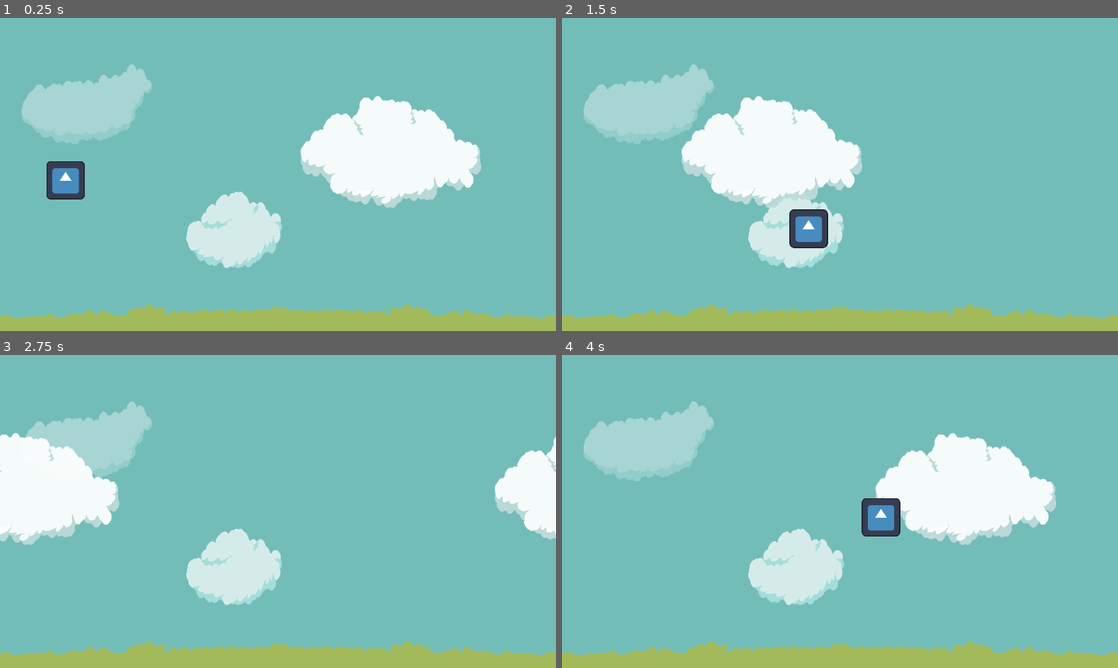
Above: before the commit, frames 1-4 (two rows, left to right).
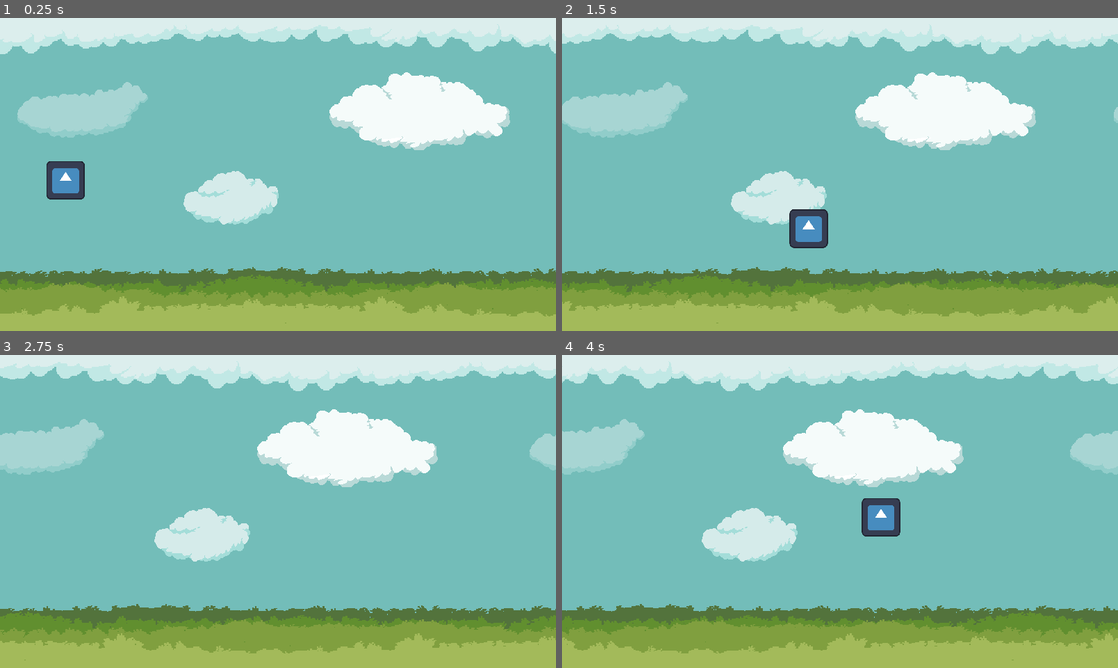
Above: after the commit, the same moments.

Repository: NxKuma/ISCS_Shooter
Game: Godot game, scene res://Scene/main.tscn
Two runs of this game, one before a commit and one after it. Both use one fixed random seed, a clock stepped at 60 frames per second and the inputs below. The engine's default icon, where the game draws it, is replaced by a stand-in: a white triangle on a blue panel in a dark square.
Inputs:
- Up to frame 1 (0.25 s): no input
- Up to frame 2 (1.5 s): hold D (Right) 0.53-1.28 s; hold S (Down) from 1.28 s (still down)
- Up to frame 3 (2.75 s): release S (Down) at 2.03 s; hold D (Right) from 2.03 s (still down)
- Up to frame 4 (4 s): release D (Right) at 2.78 s; hold W (Up) 2.78-3.53 s; hold A (Left) from 3.53 s (still down)

The runs differ from the first frame. In frame 1, 35% of the frame differs, in the area x 0-100%, y 0-98%; in frame 2, 38%; in frame 3, 40%; in frame 4, 41%.

Commit message:
Parallax Implemented

Diff:
--- a/Scene/bg.tscn
+++ b/Scene/bg.tscn
@@ -1,66 +1,125 @@
-[gd_scene load_steps=7 format=3 uid="uid://dfwpt7hhliyk2"]
+[gd_scene load_steps=11 format=3 uid="uid://dfwpt7hhliyk2"]
 
 [ext_resource type="Texture2D" uid="uid://bn6bn00wow577" path="res://Art/Parallax/Sky4.png" id="3_0epnu"]
 [ext_resource type="Texture2D" uid="uid://y0vyfwq51hgg" path="res://Art/Parallax/Sky1.png" id="4_t7xwp"]
 [ext_resource type="Texture2D" uid="uid://c6f3fp7cvp1v" path="res://Art/Parallax/BG3.png" id="5_ajtrf"]
 [ext_resource type="Texture2D" uid="uid://dfm2g1sighq37" path="res://Art/Parallax/Sky2.png" id="5_kbtni"]
+[ext_resource type="Texture2D" uid="uid://puld7v1rurb4" path="res://Art/Parallax/BG6.png" id="5_wnig2"]
+[ext_resource type="Texture2D" uid="uid://d2nj5ntuhpprx" path="res://Art/Parallax/BG5.png" id="6_53503"]
 [ext_resource type="Texture2D" uid="uid://dyxee5fe711de" path="res://Art/Parallax/Sky3.png" id="6_wiyoy"]
+[ext_resource type="Texture2D" uid="uid://cj2jqkomtafs6" path="res://Art/Parallax/BG4.png" id="7_ra2yi"]
+[ext_resource type="Texture2D" uid="uid://csjpdj8b7bnpg" path="res://Art/Parallax/BG8.png" id="9_vdtau"]
 
 [sub_resource type="GDScript" id="GDScript_cp3cu"]
 script/source = "extends Control
 
 @onready var cloud_1_sprite: Sprite2D = $Cloud1Sprite
+@onready var cloud_2_sprite: Sprite2D = $Cloud2Sprite
+@onready var cloud_3_sprite: Sprite2D = $Cloud3Sprite
+@onready var forest_dark: Sprite2D = $FOREST_DARK
+@onready var forest_green: Sprite2D = $FOREST_GREEN
+@onready var forest_lg: Sprite2D = $FOREST_LG
+@onready var forest_light: Sprite2D = $FOREST_LIGHT
+@onready var cloud: Sprite2D = $CLOUD
+
 var x: int = 0
 
+func parallax(sprite: Sprite2D, x: float, speed: float):
+	sprite.set_region_rect(Rect2(Vector2(x*speed,0),Vector2(1152,452)))
+
 func _process(delta: float) -> void:
-	x += 5
-	cloud_1_sprite.set_region_rect(Rect2(Vector2(x,0),Vector2(1152,452)))
+	x += 1
+	parallax(cloud_1_sprite, x, 1)
+	parallax(cloud_2_sprite, x, 0.6)
+	parallax(cloud_3_sprite, x, 0.4)
+	parallax(forest_dark, x, 0.8)
+	parallax(forest_green, x, 1.6)
+	parallax(forest_lg, x, 1.4)
+	parallax(forest_light, x, 1.8)
+	parallax(cloud, x, 1.8)
 "
 
 [node name="BG" type="Control"]
 layout_mode = 3
-anchors_preset = 0
+anchors_preset = 15
+anchor_right = 1.0
+anchor_bottom = 1.0
+grow_horizontal = 2
+grow_vertical = 2
+size_flags_horizontal = 3
+size_flags_vertical = 3
 script = SubResource("GDScript_cp3cu")
 
-[node name="ParallaxBG" type="ParallaxBackground" parent="."]
-scroll_ignore_camera_zoom = true
-
-[node name="Sky" type="ParallaxLayer" parent="ParallaxBG"]
-motion_scale = Vector2(0, 0)
-
-[node name="Sprite2D" type="Sprite2D" parent="ParallaxBG/Sky"]
-scale = Vector2(1, 1.43363)
+[node name="Blue" type="Sprite2D" parent="."]
+texture_repeat = 2
+scale = Vector2(1.071, 1.5)
 texture = ExtResource("3_0epnu")
-centered = false
-
-[node name="Cloud1" type="ParallaxLayer" parent="ParallaxBG"]
-motion_scale = Vector2(0.8, 0.8)
-
-[node name="Cloud2" type="ParallaxLayer" parent="ParallaxBG"]
-
-[node name="Sprite2D" type="Sprite2D" parent="ParallaxBG/Cloud2"]
-scale = Vector2(1, 1.43363)
-texture = ExtResource("5_kbtni")
-centered = false
-
-[node name="Cloud3" type="ParallaxLayer" parent="ParallaxBG"]
-
-[node name="Sprite2D" type="Sprite2D" parent="ParallaxBG/Cloud3"]
-scale = Vector2(1, 1.43363)
-texture = ExtResource("6_wiyoy")
-centered = false
-
-[node name="Cloud4" type="ParallaxLayer" parent="ParallaxBG"]
-
-[node name="Sprite2D" type="Sprite2D" parent="ParallaxBG/Cloud4"]
-scale = Vector2(2.00174, 1.43363)
-texture = ExtResource("5_ajtrf")
 centered = false
 
 [node name="Cloud1Sprite" type="Sprite2D" parent="."]
 texture_repeat = 2
-scale = Vector2(1, 1.43363)
 texture = ExtResource("4_t7xwp")
 centered = false
 region_enabled = true
 region_rect = Rect2(0, 0, 1152, 452)
+
+[node name="Cloud2Sprite" type="Sprite2D" parent="."]
+texture_repeat = 2
+position = Vector2(0, 66)
+texture = ExtResource("6_wiyoy")
+centered = false
+region_enabled = true
+region_rect = Rect2(0, 0, 1152, 452)
+
+[node name="Cloud3Sprite" type="Sprite2D" parent="."]
+texture_repeat = 2
+position = Vector2(0, 66)
+texture = ExtResource("5_kbtni")
+centered = false
+region_enabled = true
+region_rect = Rect2(0, 0, 1152, 452)
+
+[node name="FOREST_DARK" type="Sprite2D" parent="."]
+texture_repeat = 2
+position = Vector2(0, -190)
+scale = Vector2(2, 2)
+texture = ExtResource("5_wnig2")
+centered = false
+region_enabled = true
+region_rect = Rect2(0, 0, 576, 452)
+
+[node name="FOREST_GREEN" type="Sprite2D" parent="."]
+texture_repeat = 2
+position = Vector2(0, -200)
+scale = Vector2(2, 2)
+texture = ExtResource("6_53503")
+centered = false
+region_enabled = true
+region_rect = Rect2(0, 0, 576, 452)
+
+[node name="FOREST_LG" type="Sprite2D" parent="."]
+texture_repeat = 2
+position = Vector2(0, -225)
+scale = Vector2(2, 2)
+texture = ExtResource("7_ra2yi")
+centered = false
+region_enabled = true
+region_rect = Rect2(0, 0, 576, 452)
+
+[node name="FOREST_LIGHT" type="Sprite2D" parent="."]
+texture_repeat = 2
+position = Vector2(0, -250)
+scale = Vector2(2, 2)
+texture = ExtResource("5_ajtrf")
+centered = false
+region_enabled = true
+region_rect = Rect2(0, 0, 576, 452)
+
+[node name="CLOUD" type="Sprite2D" parent="."]
+texture_repeat = 2
+position = Vector2(0, -15)
+scale = Vector2(2, 2)
+texture = ExtResource("9_vdtau")
+centered = false
+region_enabled = true
+region_rect = Rect2(0, 0, 576, 452)
--- a/project.godot
+++ b/project.godot
@@ -12,7 +12,7 @@
 
 config/name="Iscs Shooter"
 run/main_scene="res://Scene/main.tscn"
-config/features=PackedStringArray("4.3", "GL Compatibility")
+config/features=PackedStringArray("4.2", "GL Compatibility")
 config/icon="res://icon.svg"
 
 [display]
@@ -24,26 +24,27 @@
 
 Up={
 "deadzone": 0.5,
-"events": [Object(InputEventKey,"resource_local_to_scene":fa …(172 unchanged characters)… eycode":87,"key_label":0,"unicode":119,"location":0,"echo":false,"script":null)
+"events": [Object(InputEventKey,"resource_local_to_scene":fa …(172 unchanged characters)… eycode":87,"key_label":0,"unicode":119,"echo":false,"script":null)
 ]
 }
 Down={
 "deadzone": 0.5,
-"events": [Object(InputEventKey,"resource_local_to_scene":fa …(172 unchanged characters)… eycode":83,"key_label":0,"unicode":115,"location":0,"echo":false,"script":null)
+"events": [Object(InputEventKey,"resource_local_to_scene":fa …(172 unchanged characters)… eycode":83,"key_label":0,"unicode":115,"echo":false,"script":null)
 ]
 }
 Left={
 "deadzone": 0.5,
-"events": [Object(InputEventKey,"resource_local_to_scene":fa …(171 unchanged characters)… keycode":65,"key_label":0,"unicode":97,"location":0,"echo":false,"script":null)
+"events": [Object(InputEventKey,"resource_local_to_scene":fa …(171 unchanged characters)… keycode":65,"key_label":0,"unicode":97,"echo":false,"script":null)
 ]
 }
 Right={
 "deadzone": 0.5,
-"events": [Object(InputEventKey,"resource_local_to_scene":fa …(172 unchanged characters)… eycode":68,"key_label":0,"unicode":100,"location":0,"echo":false,"script":null)
+"events": [Object(InputEventKey,"resource_local_to_scene":fa …(172 unchanged characters)… eycode":68,"key_label":0,"unicode":100,"echo":false,"script":null)
 ]
 }
 
 [rendering]
 
+textures/canvas_textures/default_texture_filter=0
 renderer/rendering_method="gl_compatibility"
 renderer/rendering_method.mobile="gl_compatibility"
